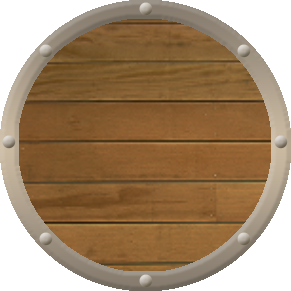
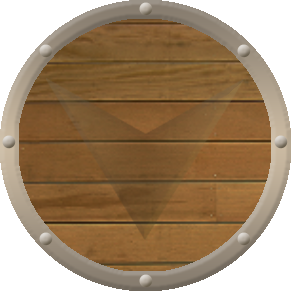
Layered file, before and after one edit (w=291, h=291). Changes by layer:
renamed "Emblem" to "Trace", showed it, opacity 100% → 30% over [46, 78, 246, 240]
